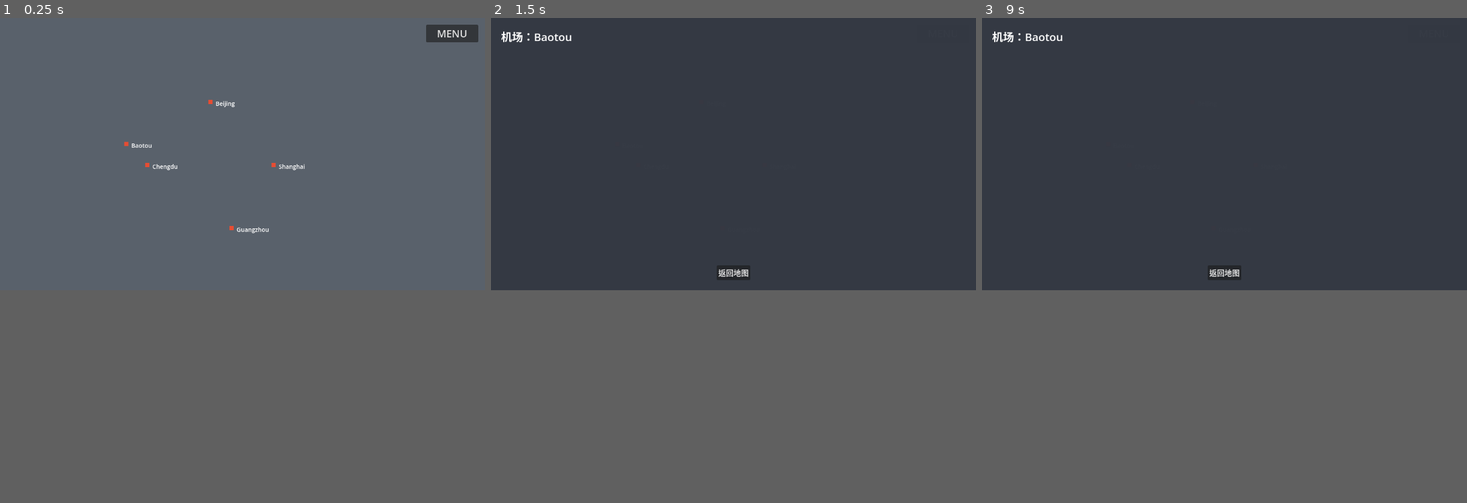
Above: before the commit, frames 1-3 (left to right).
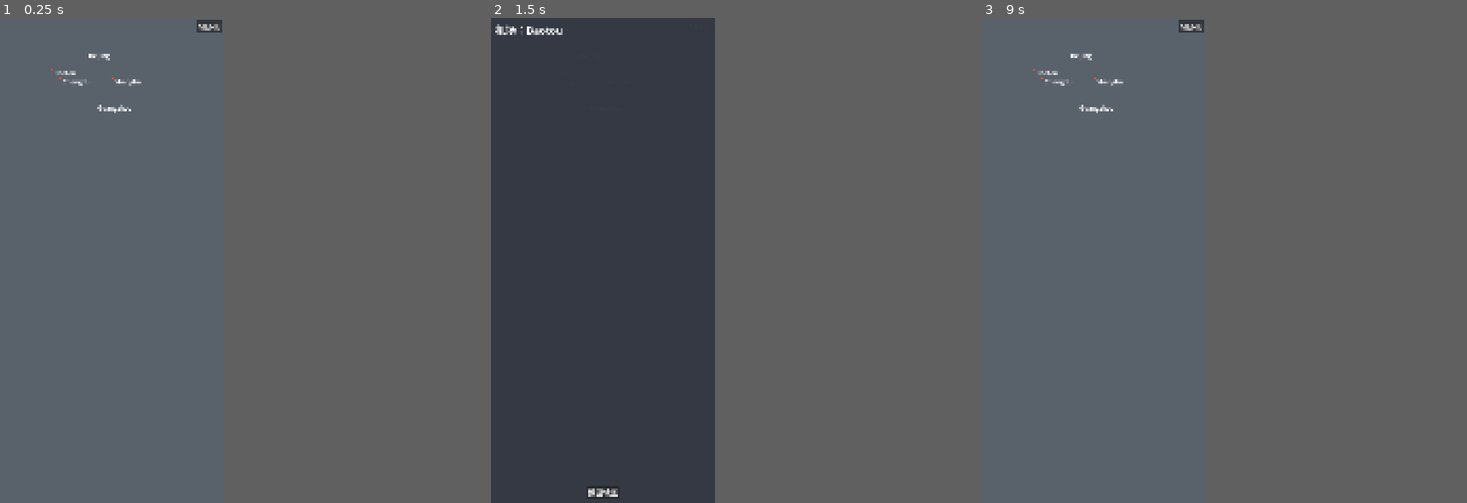
Above: after the commit, the same moments.

Repository: FelixSciFi/airline_game
Game: Godot game, scene res://scenes/main_game.tscn
The game is run twice, just before and just after one commit, with the same random seed, the same clock (stepped at 60 frames per second) and the same inputs.
Inputs (mouse positions are in pixels of both pictures, inside the frame that each line leads up to):
- Up to frame 1 (0.25 s): no input
- Up to frame 2 (1.5 s): click (617, 144) at 0.52 s; click (602, 47) at 1.27 s
- Up to frame 3 (9 s): click (1190, 100) at 2.02 s; click (1171, 37) at 2.77 s; click (1253, 163) at 3.52 s; click (1224, 51) at 4.27 s; click (1214, 226) at 5.02 s; click (1190, 66) at 5.77 s; click (1127, 163) at 6.52 s; click (1112, 51) at 7.27 s; click "返回地图" at 8 s; click (1108, 144) at 8.77 s
In our replay, the window is 799x449 before the commit and 369x800 after it. These sizes can differ from the game's own. Grey fills any space a smaller window leaves; there, only what the larger window draws over its background counts as a difference.

The runs differ from the first frame. In frame 1, 0.9% of the frame differs, in the area x 10-99%, y 0-45%; in frame 2, 0.6%; in frame 3, 26%, in the area x 0-54%, y 0-57%.

Commit message:
竖版大字ios

Diff:
--- a/project.godot
+++ b/project.godot
@@ -15,6 +15,17 @@
 config/features=PackedStringArray("4.6", "Forward Plus")
 config/icon="res://icon.svg"
 
+[display]
+
+window/size/viewport_width=1290
+window/size/viewport_height=2796
+window/stretch/mode="canvas_items"
+window/stretch/aspect="expand"
+
+[gui]
+
+theme/custom="res://ui/theme/game_theme.tres"
+
 [physics]
 
 3d/physics_engine="Jolt Physics"
--- a/ui/airport/airport_panel.gd
+++ b/ui/airport/airport_panel.gd
@@ -72,13 +72,13 @@
 
 	var info_label := Label.new()
 	info_label.text = "%s | %s | %s" % [ac_id, model_name, status]
-	info_label.add_theme_font_size_override("font_size", 14)
+	info_label.add_theme_font_size_override("font_size", 36)
 	info_label.size_flags_horizontal = Control.SIZE_EXPAND_FILL
 	hbox.add_child(info_label)
 
 	var recall_btn := Button.new()
 	recall_btn.text = "送回机库"
-	recall_btn.add_theme_font_size_override("font_size", 14)
+	recall_btn.add_theme_font_size_override("font_size", 44)
 	recall_btn.pressed.connect(_on_recall_pressed.bind(ac_id))
 	hbox.add_child(recall_btn)
 
--- a/ui/airport/airport_panel.tscn
+++ b/ui/airport/airport_panel.tscn
@@ -42,7 +42,7 @@
 
 [node name="TitleLabel" type="Label" parent="MarginContainer/VBox/TopBar"]
 layout_mode = 2
-theme_override_font_sizes/font_size = 26
+theme_override_font_sizes/font_size = 60
 text = "机场："
 vertical_alignment = 1
 
@@ -58,5 +58,5 @@
 [node name="BackButton" type="Button" parent="MarginContainer/VBox"]
 layout_mode = 2
 size_flags_horizontal = 4
-theme_override_font_sizes/font_size = 18
+theme_override_font_sizes/font_size = 44
 text = "返回地图"
--- a/ui/finance/bill_panel.gd
+++ b/ui/finance/bill_panel.gd
@@ -40,7 +40,7 @@
 		var line := "%s%d %s" % [prefix, amount, desc]
 		var label := Label.new()
 		label.text = line
-		label.add_theme_font_size_override("font_size", 16)
+		label.add_theme_font_size_override("font_size", 36)
 		_logs_container.add_child(label)
 
 func _on_back_pressed() -> void:
--- a/ui/finance/bill_panel.tscn
+++ b/ui/finance/bill_panel.tscn
@@ -38,18 +38,18 @@
 
 [node name="TitleLabel" type="Label" parent="MarginContainer/VBox"]
 layout_mode = 2
-theme_override_font_sizes/font_size = 28
+theme_override_font_sizes/font_size = 60
 text = "账单"
 horizontal_alignment = 1
 
 [node name="BalanceLabel" type="Label" parent="MarginContainer/VBox"]
 layout_mode = 2
-theme_override_font_sizes/font_size = 20
+theme_override_font_sizes/font_size = 36
 text = "当前余额: 100000"
 
 [node name="LogsLabel" type="Label" parent="MarginContainer/VBox"]
 layout_mode = 2
-theme_override_font_sizes/font_size = 16
+theme_override_font_sizes/font_size = 36
 text = "明细"
 
 [node name="ScrollContainer" type="ScrollContainer" parent="MarginContainer/VBox"]
@@ -64,5 +64,5 @@
 [node name="BackButton" type="Button" parent="MarginContainer/VBox"]
 layout_mode = 2
 size_flags_horizontal = 4
-theme_override_font_sizes/font_size = 18
+theme_override_font_sizes/font_size = 44
 text = "返回菜单"
--- a/ui/hangar/hangar_panel.gd
+++ b/ui/hangar/hangar_panel.gd
@@ -58,13 +58,13 @@
 
 	var info_label := Label.new()
 	info_label.text = "%s | %s | %s" % [ac_id, model_name, status]
-	info_label.add_theme_font_size_override("font_size", 14)
+	info_label.add_theme_font_size_override("font_size", 36)
 	info_label.size_flags_horizontal = Control.SIZE_EXPAND_FILL
 	hbox.add_child(info_label)
 
 	var deploy_btn := Button.new()
 	deploy_btn.text = "Deploy"
-	deploy_btn.add_theme_font_size_override("font_size", 14)
+	deploy_btn.add_theme_font_size_override("font_size", 44)
 	var can_deploy: bool = (status == "stored")
 	deploy_btn.disabled = !can_deploy
 	if can_deploy and _game_world != null:
@@ -73,7 +73,7 @@
 
 	var sell_btn := Button.new()
 	sell_btn.text = "卖出"
-	sell_btn.add_theme_font_size_override("font_size", 14)
+	sell_btn.add_theme_font_size_override("font_size", 44)
 	var can_sell: bool = (status == "stored")
 	sell_btn.disabled = !can_sell
 	if can_sell:
--- a/ui/hangar/hangar_panel.tscn
+++ b/ui/hangar/hangar_panel.tscn
@@ -42,14 +42,14 @@
 
 [node name="TitleLabel" type="Label" parent="MarginContainer/VBox/TopBar"]
 layout_mode = 2
-theme_override_font_sizes/font_size = 26
+theme_override_font_sizes/font_size = 60
 text = "机库"
 vertical_alignment = 1
 
 [node name="BalanceLabel" type="Label" parent="MarginContainer/VBox/TopBar"]
 layout_mode = 2
 size_flags_horizontal = 3
-theme_override_font_sizes/font_size = 18
+theme_override_font_sizes/font_size = 36
 text = "当前余额: 100000"
 vertical_alignment = 1
 
@@ -65,5 +65,5 @@
 [node name="BackButton" type="Button" parent="MarginContainer/VBox"]
 layout_mode = 2
 size_flags_horizontal = 4
-theme_override_font_sizes/font_size = 18
+theme_override_font_sizes/font_size = 44
 text = "返回菜单"
--- a/ui/main_menu/main_menu_panel.tscn
+++ b/ui/main_menu/main_menu_panel.tscn
@@ -35,30 +35,30 @@
 
 [node name="MoneyLabel" type="Label" parent="CenterContainer/VBox"]
 layout_mode = 2
-theme_override_font_sizes/font_size = 22
+theme_override_font_sizes/font_size = 36
 text = "当前余额: 100000"
 horizontal_alignment = 1
 
 [node name="ShopButton" type="Button" parent="CenterContainer/VBox"]
 layout_mode = 2
 size_flags_horizontal = 4
-theme_override_font_sizes/font_size = 20
+theme_override_font_sizes/font_size = 44
 text = "飞机商城"
 
 [node name="HangarButton" type="Button" parent="CenterContainer/VBox"]
 layout_mode = 2
 size_flags_horizontal = 4
-theme_override_font_sizes/font_size = 20
+theme_override_font_sizes/font_size = 44
 text = "机库"
 
 [node name="BillsButton" type="Button" parent="CenterContainer/VBox"]
 layout_mode = 2
 size_flags_horizontal = 4
-theme_override_font_sizes/font_size = 20
+theme_override_font_sizes/font_size = 44
 text = "账单"
 
 [node name="CloseButton" type="Button" parent="CenterContainer/VBox"]
 layout_mode = 2
 size_flags_horizontal = 4
-theme_override_font_sizes/font_size = 20
+theme_override_font_sizes/font_size = 44
 text = "关闭菜单"
--- a/ui/shop/shop_panel.gd
+++ b/ui/shop/shop_panel.gd
@@ -56,13 +56,13 @@
 
 	var name_label := Label.new()
 	name_label.text = str(model.get("name", ""))
-	name_label.add_theme_font_size_override("font_size", 18)
+	name_label.add_theme_font_size_override("font_size", 36)
 	vbox.add_child(name_label)
 
 	var price := int(model.get("price", 0))
 	var price_label := Label.new()
 	price_label.text = "价格: %d" % price
-	price_label.add_theme_font_size_override("font_size", 14)
+	price_label.add_theme_font_size_override("font_size", 36)
 	vbox.add_child(price_label)
 
 	var stats := "速度:%d 容量:%d 航程:%d 油耗:%.1f" % [
@@ -73,11 +73,12 @@
 	]
 	var stats_label := Label.new()
 	stats_label.text = stats
-	stats_label.add_theme_font_size_override("font_size", 12)
+	stats_label.add_theme_font_size_override("font_size", 36)
 	vbox.add_child(stats_label)
 
 	var buy_btn := Button.new()
 	buy_btn.text = "购买"
+	buy_btn.add_theme_font_size_override("font_size", 44)
 	buy_btn.size_flags_horizontal = Control.SIZE_SHRINK_BEGIN
 	var model_id := str(model.get("id", ""))
 	buy_btn.pressed.connect(_on_buy_pressed.bind(model_id, price))
--- a/ui/shop/shop_panel.tscn
+++ b/ui/shop/shop_panel.tscn
@@ -42,14 +42,14 @@
 
 [node name="TitleLabel" type="Label" parent="MarginContainer/VBox/TopBar"]
 layout_mode = 2
-theme_override_font_sizes/font_size = 26
+theme_override_font_sizes/font_size = 60
 text = "飞机商城"
 vertical_alignment = 1
 
 [node name="BalanceLabel" type="Label" parent="MarginContainer/VBox/TopBar"]
 layout_mode = 2
 size_flags_horizontal = 3
-theme_override_font_sizes/font_size = 18
+theme_override_font_sizes/font_size = 36
 text = "当前余额: 100000"
 vertical_alignment = 1
 
@@ -65,5 +65,5 @@
 [node name="BackButton" type="Button" parent="MarginContainer/VBox"]
 layout_mode = 2
 size_flags_horizontal = 4
-theme_override_font_sizes/font_size = 18
+theme_override_font_sizes/font_size = 44
 text = "返回菜单"
--- /dev/null
+++ b/ui/theme/game_theme.tres
@@ -0,0 +1,4 @@
+[gd_resource type="Theme" format=3]
+
+[resource]
+default_font_size = 36
--- a/ui/world_map.gd
+++ b/ui/world_map.gd
@@ -26,7 +26,7 @@
 	add_child(_aircraft_layer)
 	_deploy_hint_label = Label.new()
 	_deploy_hint_label.name = "DeployHintLabel"
-	_deploy_hint_label.add_theme_font_size_override("font_size", 18)
+	_deploy_hint_label.add_theme_font_size_override("font_size", 36)
 	_deploy_hint_label.visible = false
 	add_child(_deploy_hint_label)
 	# Ensure we fill the viewport when parent is Node2D（延后设置避免与 anchor 冲突）
@@ -141,13 +141,15 @@
 	if game_world == null:
 		return
 	if not _pending_deploy_aircraft_id.is_empty():
-		# 部署模式：完成部署
+		# 部署模式：完成部署后自动打开该城市机场界面
 		if AircraftDeploySystem.deploy_aircraft(game_world, _pending_deploy_aircraft_id, city_id):
 			_pending_deploy_aircraft_id = ""
 			if _deploy_hint_label != null:
 				_deploy_hint_label.visible = false
 			if _player_state != null:
 				set_aircraft(_player_state.get_aircraft_instances())
+			_airport_panel.set_airport_city(city_id)
+			_airport_panel.visible = true
 		return
 	# 正常模式：打开该城市机场界面
 	_airport_panel.set_airport_city(city_id)
@@ -171,10 +173,10 @@
 		dot.set_size(Vector2(DOT_SIZE, DOT_SIZE))
 		_cities_layer.add_child(dot)
 
-		# Label with city name
+		# Label with city name（动态创建的 Label，显式设字号才可读）
 		var label := Label.new()
 		label.text = name_str
-		label.add_theme_font_size_override("font_size", 14)
+		label.add_theme_font_size_override("font_size", 36)
 		label.set_position(Vector2(x, y) + LABEL_OFFSET)
 		_cities_layer.add_child(label)
 
@@ -202,7 +204,7 @@
 		var y: float = float(city.get("y", 0))
 		var icon := Label.new()
 		icon.text = "✈"
-		icon.add_theme_font_size_override("font_size", 14)
+		icon.add_theme_font_size_override("font_size", 36)
 		icon.set_position(Vector2(x, y) + AIRCRAFT_ICON_OFFSET)
 		_aircraft_layer.add_child(icon)
 
--- a/ui/world_map.tscn
+++ b/ui/world_map.tscn
@@ -32,5 +32,5 @@
 offset_right = -16.0
 offset_bottom = 56.0
 grow_horizontal = 0
-theme_override_font_sizes/font_size = 24
+theme_override_font_sizes/font_size = 44
 text = "MENU"
